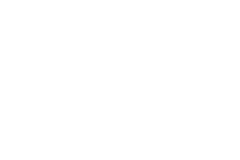
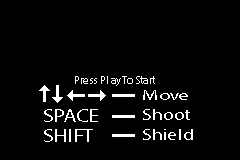
Layers edited between the first and the second 240x160 image:
renamed "Press Any Key To Start" to "Press Pl ay To Start", painted on it over (x1=75, y1=76, x2=171, y2=86)
showed "Layer 2" over (x1=0, y1=0, x2=240, y2=160)
